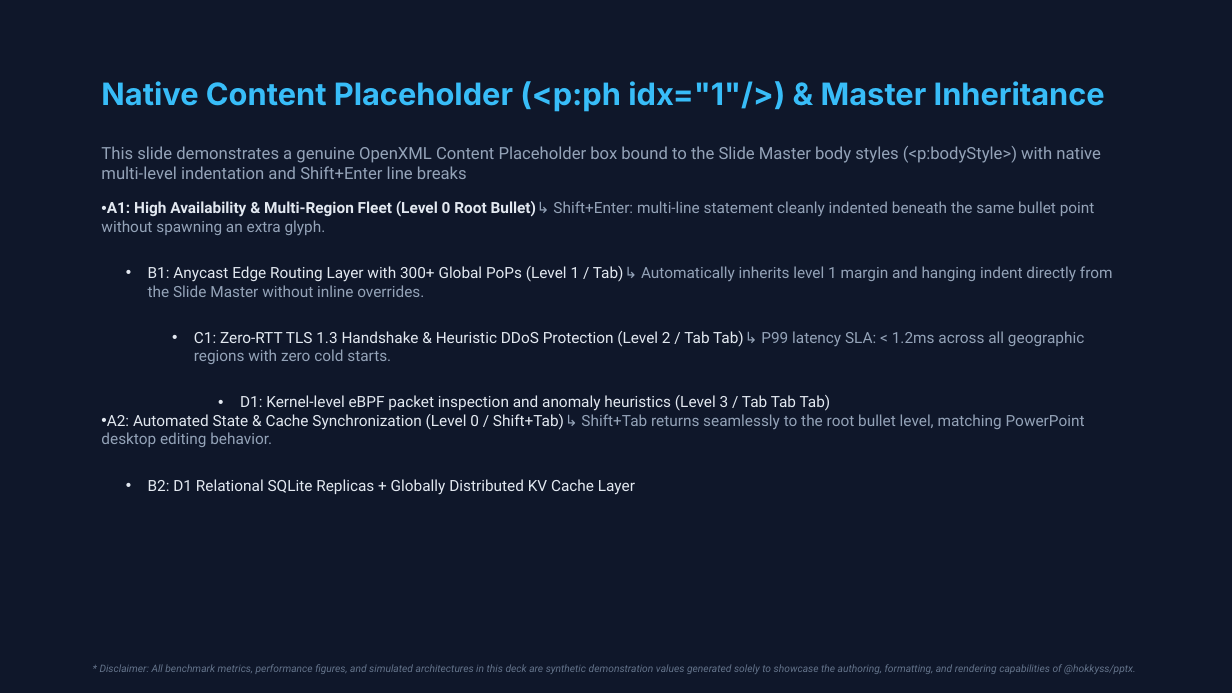
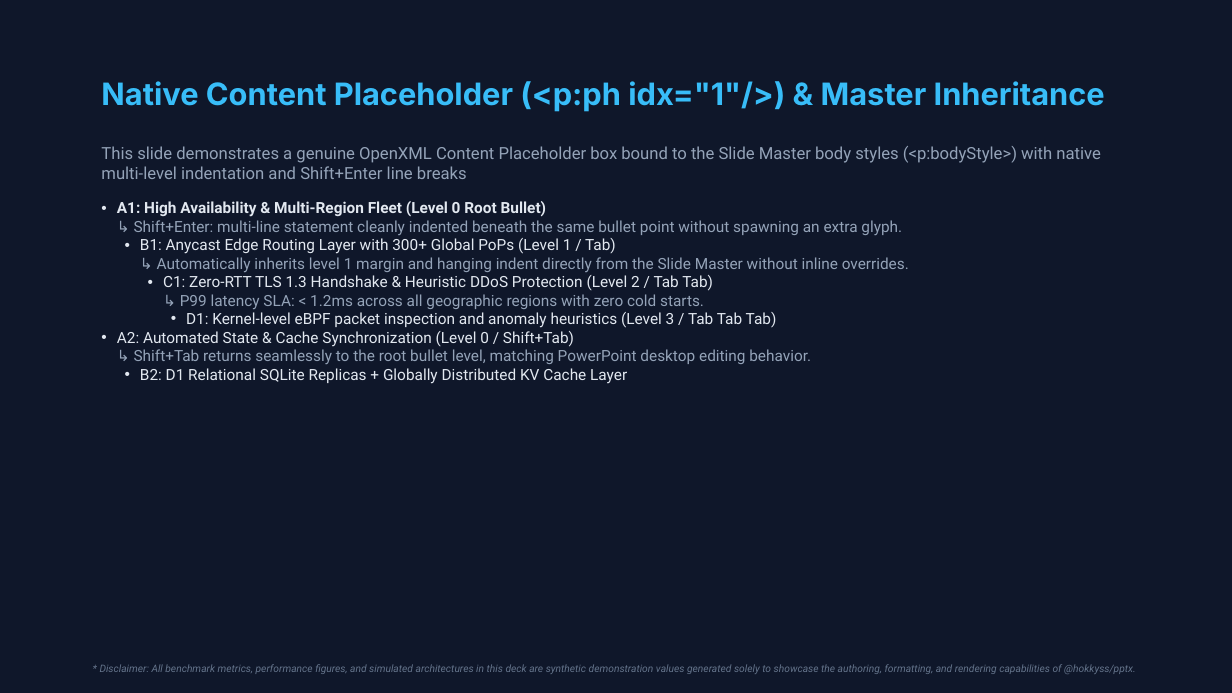
Before and after one commit to hokkyss/pptx-parser, a slide deck: slide 8 of hokkyss_showcase_deck.pptx. Drawn at 1232x693 pixels with LibreOffice and Linux fonts; fonts in the diff are those of the drawing. Boxes give left, top, right and bottom in pixels: in the first picture for what was removed or moved away, otherwise in the second. Text is boxed around its words. In the diff, an @@ line names an element or a change of style, - is before the commit and + after.

Commit message:
chore: update bullet tests and presentation serializers for ordered xml engine

```diff
--- a/hokkyss_showcase_deck.pptx
+++ b/hokkyss_showcase_deck.pptx
@@ text at [117,201,909,309]: text changed @@
-• A1: High Availability & Multi-Region Fleet (Level 0 Root Bullet)↳ Shift+Enter: multi-line statement cleanly indented beneath the same bullet point without spawning an extra glyph.
-  • B1: Anycast Edge Routing Layer with 300+ Global PoPs (Level 1 / Tab)↳ Automatically inherits level 1 margin and hanging indent directly from the Slide Master without inline overrides.
-    • C1: Zero-RTT TLS 1.3 Handshake & Heuristic DDoS Protection (Level 2 / Tab Tab)↳ P99 latency SLA: < 1.2ms across all geographic regions with zero cold starts.
+• A1: High Availability & Multi-Region Fleet (Level 0 Root Bullet)
+  ↳ Shift+Enter: multi-line statement cleanly indented beneath the same bullet point without spawning an extra glyph.
+  • B1: Anycast Edge Routing Layer with 300+ Global PoPs (Level 1 / Tab)
+    ↳ Automatically inherits level 1 margin and hanging indent directly from the Slide Master without inline overrides.
+    • C1: Zero-RTT TLS 1.3 Handshake & Heuristic DDoS Protection (Level 2 / Tab Tab)
+      ↳ P99 latency SLA: < 1.2ms across all geographic regions with zero cold starts.
@@ text at [140,312,777,384]: indent changed @@
@@ text at [117,331,811,364]: text changed @@
-• A2: Automated State & Cache Synchronization (Level 0 / Shift+Tab)↳ Shift+Tab returns seamlessly to the root bullet level, matching PowerPoint desktop editing behavior.
+• A2: Automated State & Cache Synchronization (Level 0 / Shift+Tab)
+  ↳ Shift+Tab returns seamlessly to the root bullet level, matching PowerPoint desktop editing behavior.
```
Also in this commit, not shown: 9 other slides changed, 6 other files.
